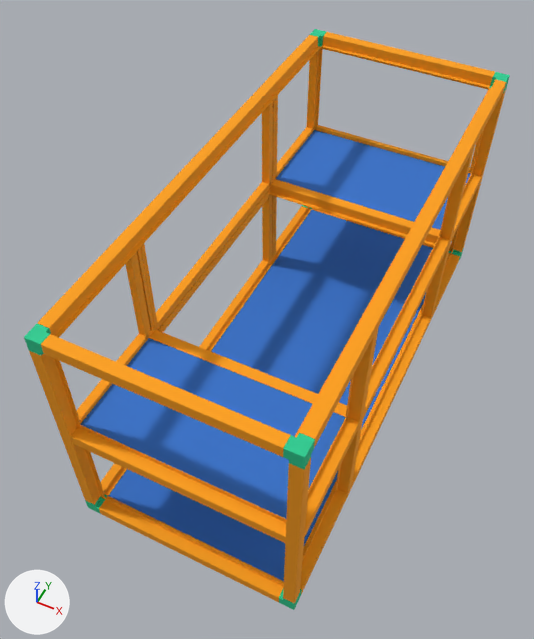
A saved change to the FBX model models/fbx/ustanovka/rama2.FBX.
The view is the same before and after, from a 50 mm lens placed at (0.9, -1.04, 3.39), pointed at (-0.1, 0.97, 0.88). The lights are fixed; the arrows at lower left show +X, +Y and +Z. Where no turn or scale is listed for an object, it has been applied to the vertices.

The older version as bpy lines, for what is in view:
```python
me_mesh = bpy.data.meshes.new('Mesh')
me_mesh.from_pydata(...)  # 2752 vertices, 5332 faces; spans x -0.5..0.5, y 0.0..2.3, z 0.41..1.56
# faces by material slot: [4696, 624, 12]
me_mesh.materials.append(mat_17___default)  # orange #ffa000
me_mesh.materials.append(mat_17___default_001)  # green #26cc91
me_mesh.materials.append(mat_material__5690)  # blue #3272cd
ob_object004 = bpy.data.objects.new('Object004', me_mesh)
ob_object004.location = (0.0, 0.0, 0.0)
```
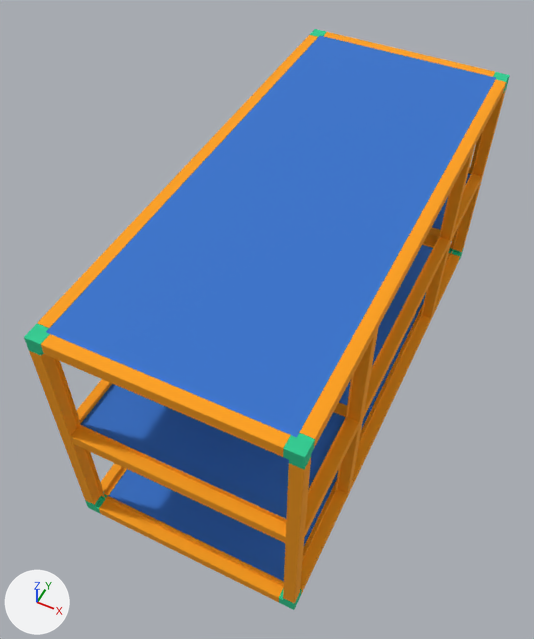
What the commit changed:
me_mesh has 2752 vertices, 5332 faces and spans x -0.5..0.5, y 0.0..2.3, z 0.41..1.56.
me_mesh is used by ob_object004; location (0.0, 0.0, 0.0).
me_mesh part 1: the loose piece of 4 vertices spanning x -0.46..0.46, y 0.04..2.27, z 0.46 is copied, and the copy is moved by (0.0, 0.0, 1.1); it spans x -0.46..0.46, y 0.04..2.27, z 1.56.

Boxes (x1, y1, x2, y2) around the edits, measured in the pictures (534 x 639 px):
part 1 of me_mesh, added (blue)
    after: (46, 36, 496, 437)
